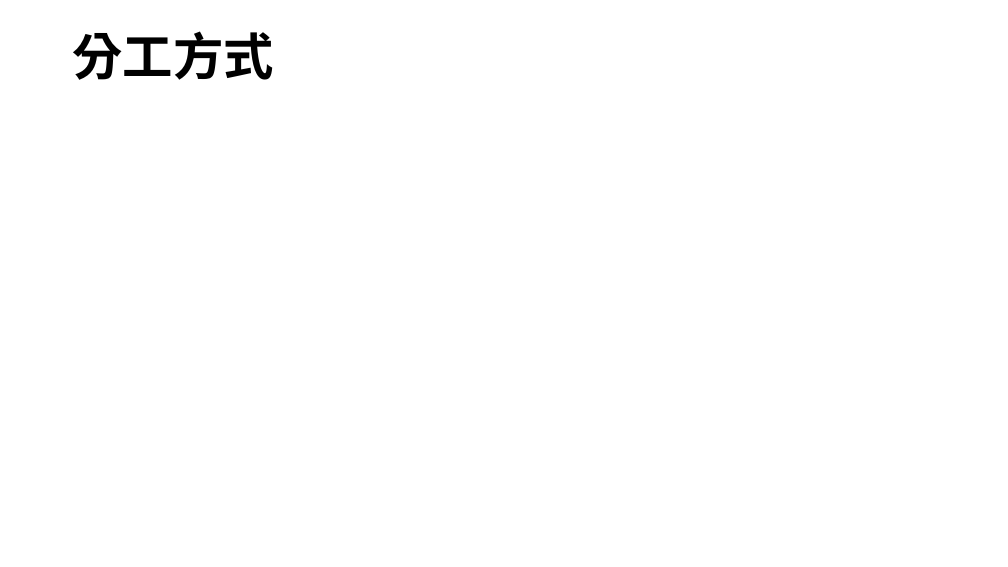
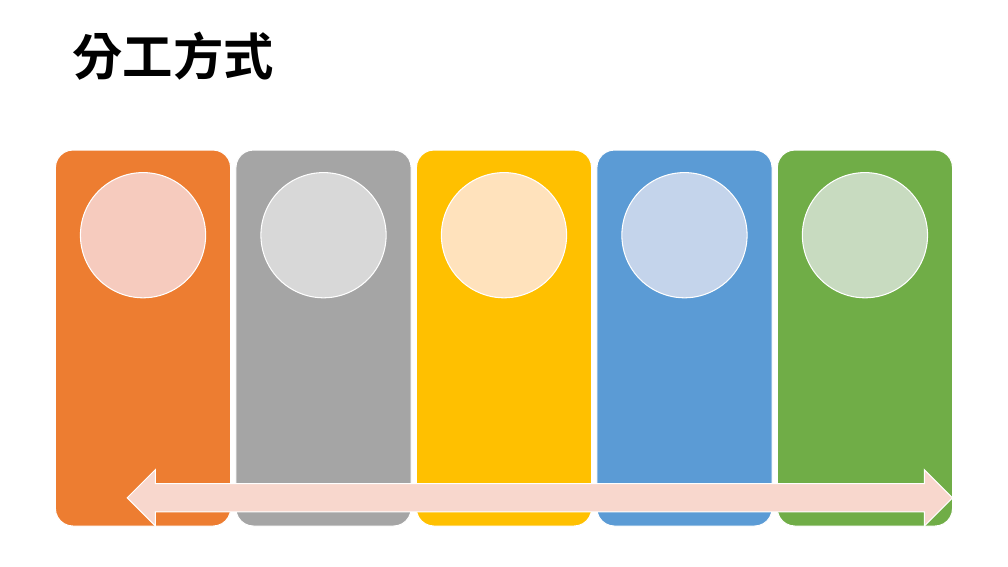
Before and after one commit to MFEE18-NO-8/MFEE18_NO8, a slide deck: slide 8 of ppt/第八組大專簡報.pptx (slide 7 before the commit). Drawn at 1008x567 pixels with LibreOffice and Linux fonts; fonts in the diff are those of the drawing; background and template pictures are left out. Boxes give left, top, right and bottom in pixels: in the first picture for what was removed or moved away, otherwise in the second. Text is boxed around its words. In the diff, an @@ line names an element or a change of style, - is before the commit and + after.

```diff
--- a/ppt/第八組大專簡報.pptx
+++ b/ppt/第八組大專簡報.pptx
@@ group added at (55,150,953,526): 5 rounded rectangles, 5 ellipses, 1 left right arrow @@
```
Also in this commit, not shown: 3 other slides changed, 1 slide added.
